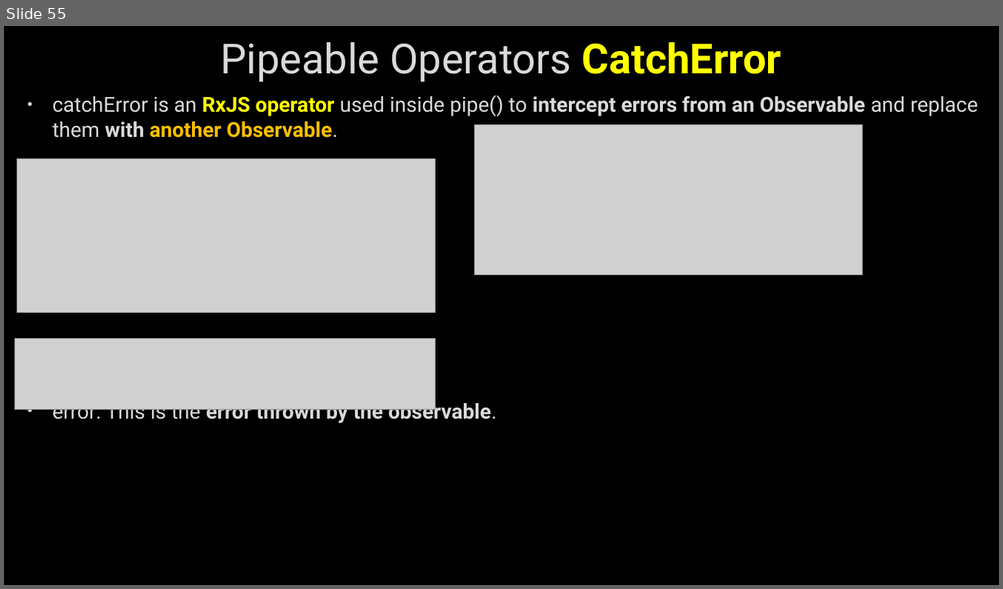
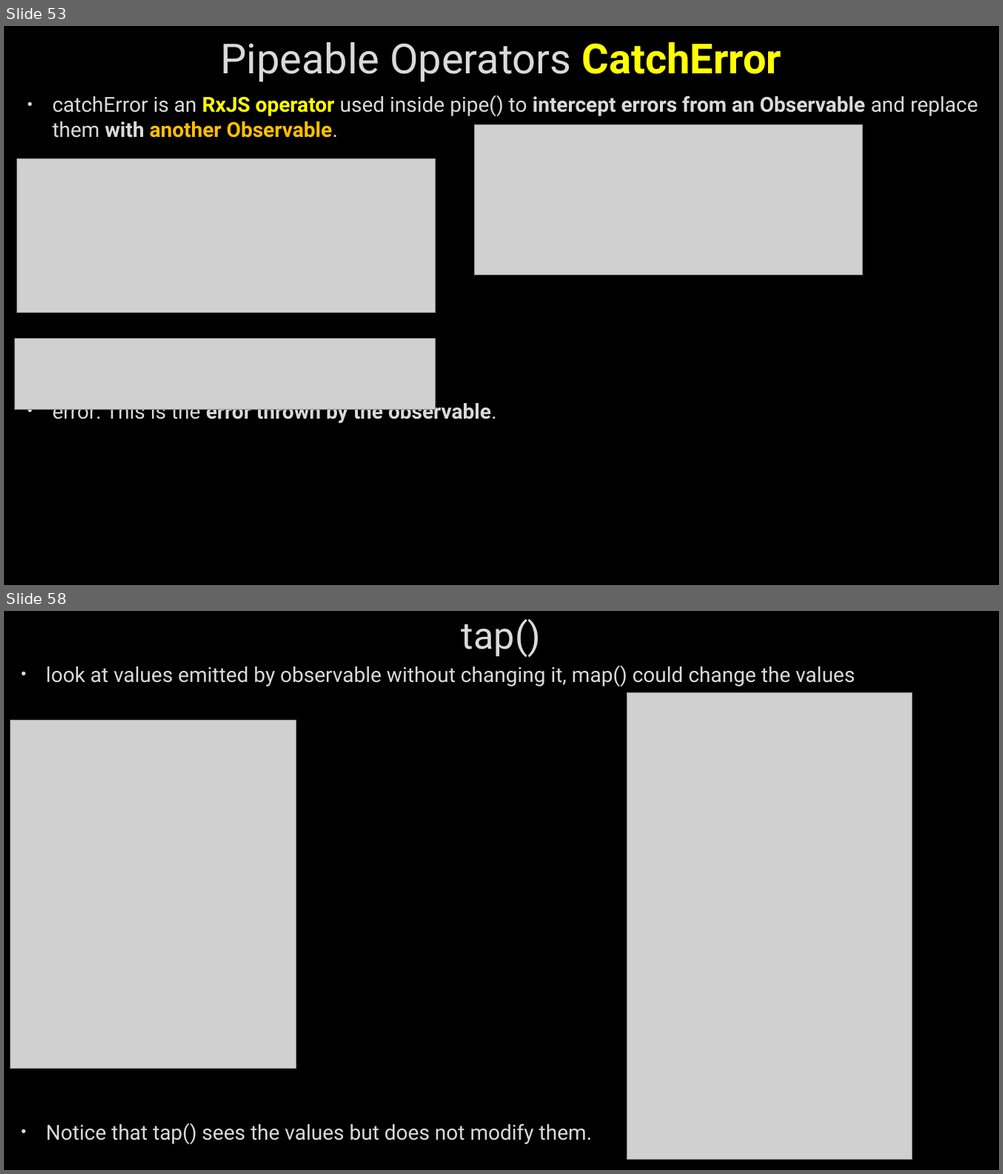
Before and after one commit to AhmedMohamedSamir1/Summary, a slide deck: Angular & type script/Angular.pptx. Shown one above the other, each under a label of ours: slide 55 before the commit, slides 53 and 58 after it; the slides between them are not shown. The pictures are 1003x589 and 1003x1174 pixels, drawn with LibreOffice and Linux fonts; fonts in the diff are those of the drawing; grey boxes stand for pictures; background and template pictures are left out. Boxes give left, top, right and bottom in pixels: in the first picture for what was removed or moved away, otherwise in the second. Text is boxed around its words. In the diff, an @@ line names an element or a change of style, - is before the commit and + after.

```diff
--- a/Angular & type script/Angular.pptx
+++ b/Angular & type script/Angular.pptx
@@ slide 58 added at bbox=[4, 611, 999, 1170], background picture (left out) @@
@@ title added at bbox=[461, 619, 540, 658], 36 pt, text #DADADA @@
+tap()
@@ text added at bbox=[46, 665, 854, 1145], 20 pt, text #DADADA @@
+• look at values emitted by observable without changing it, map() could change the values
+• Notice that tap() sees the values but does not modify them.
@@ picture added at bbox=[627, 693, 912, 1160] @@
@@ picture added at bbox=[11, 720, 296, 1069] @@
@@ what was slide 55 is now slide 53 @@
```
Also in this commit, not shown: 2 slides changed, 24 other slides added, 4 other files.
